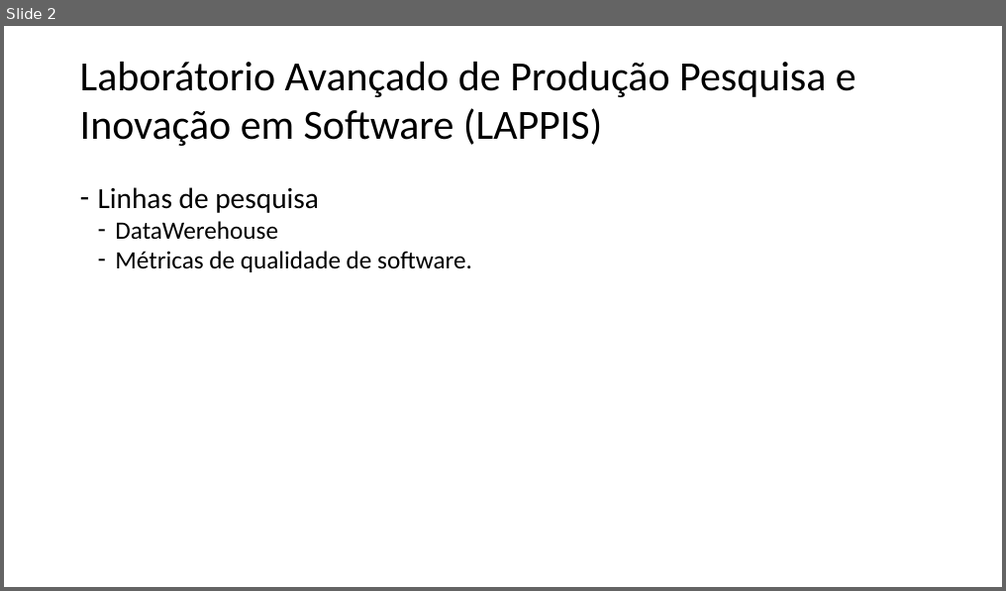
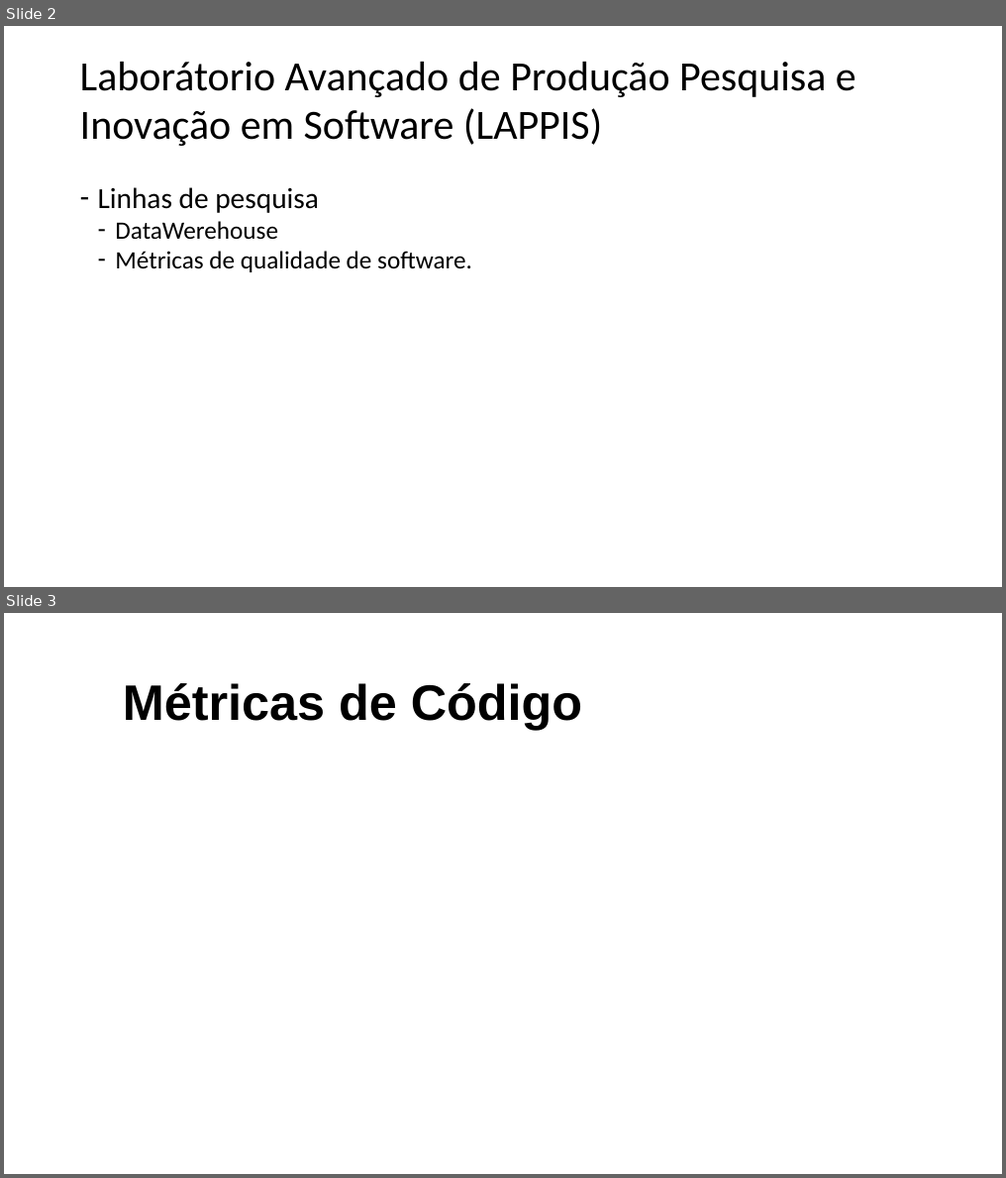
Before and after one commit to gutorc92/apresentacaoTCU, a slide deck: apresentacao.pptx. Shown one above the other, each under a label of ours: slide 2 before the commit, slides 2 and 3 after it. The pictures are 1006x591 and 1006x1178 pixels, drawn with LibreOffice and Linux fonts; fonts in the diff are those of the drawing; background and template pictures are left out. Boxes give left, top, right and bottom in pixels: in the first picture for what was removed or moved away, otherwise in the second. Text is boxed around its words. In the diff, an @@ line names an element or a change of style, - is before the commit and + after.

```diff
--- a/apresentacao.pptx
+++ b/apresentacao.pptx
@@ slide 3 added at bbox=[4, 613, 1002, 1174], background picture (left out) @@
@@ text added at bbox=[123, 683, 582, 730], 48 pt, text #000000, bold @@
+Métricas de Código
```
Also in this commit, not shown: 2 slides changed, 6 other slides added, 2 slides removed, 2 other files.
